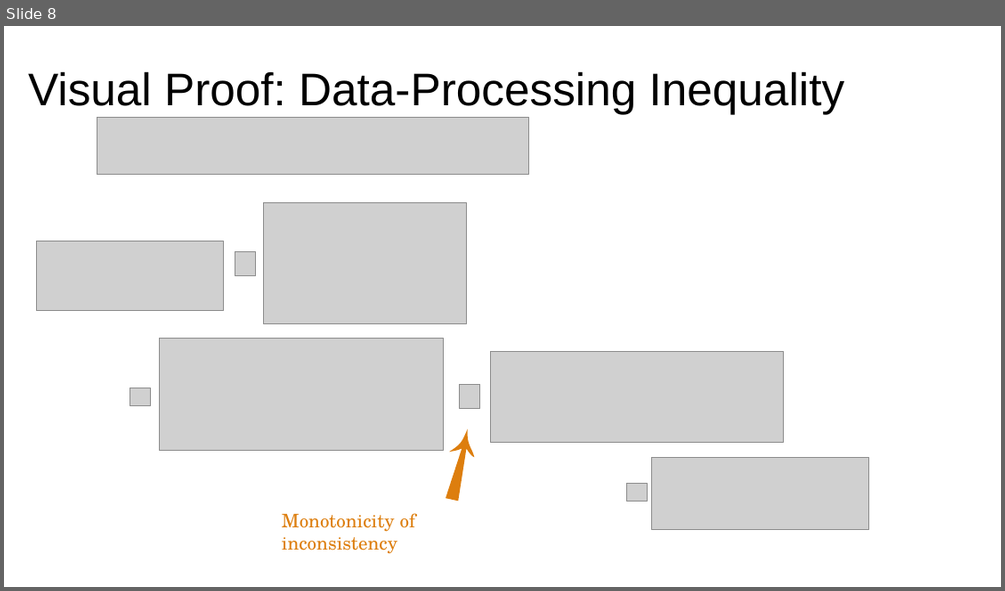
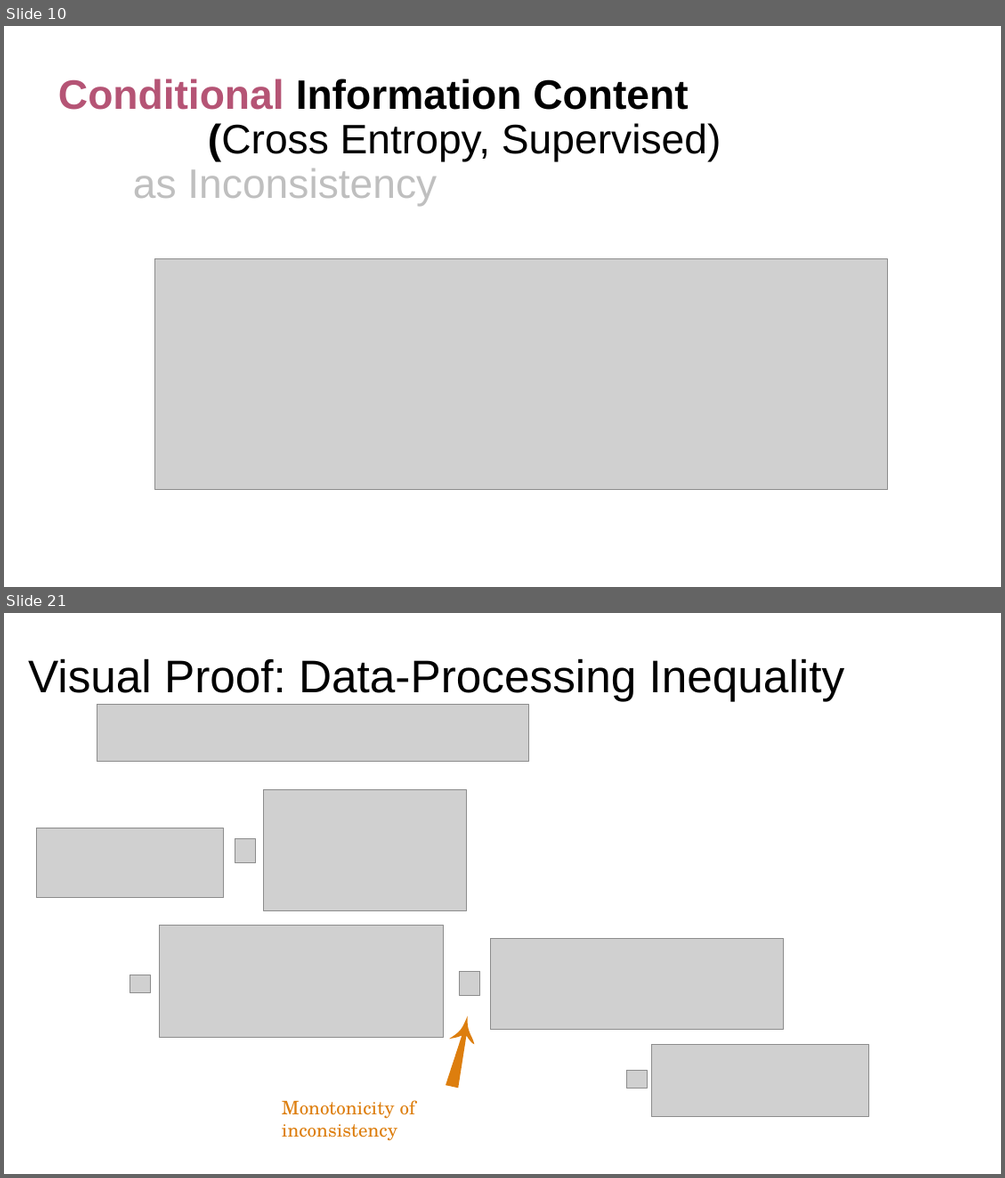
Before and after one commit to orichardson/pdg-expts, a slide deck: present/AISTATS-2022/one-true-loss.pptx. Shown one above the other, each under a label of ours: slide 8 before the commit, slides 10 and 21 after it; the slides between them are not shown. The pictures are 1005x591 and 1005x1178 pixels, drawn with LibreOffice and Linux fonts; fonts in the diff are those of the drawing; grey boxes stand for pictures. Boxes give left, top, right and bottom in pixels: in the first picture for what was removed or moved away, otherwise in the second. Text is boxed around its words. In the diff, an @@ line names an element or a change of style, - is before the commit and + after.

```diff
--- a/present/AISTATS-2022/one-true-loss.pptx
+++ b/present/AISTATS-2022/one-true-loss.pptx
@@ slide 10 added at [4, 26, 1001, 587], background #FFFFFF @@
@@ title added at [58, 79, 720, 206], 39.6 pt, text #000000 @@
+Conditional Information Content
+(Cross Entropy, Supervised)
+as Inconsistency
@@ picture added at [155, 259, 887, 490] @@
@@ what was slide 8 is now slide 21 @@
```
Also in this commit, not shown: 4 slides changed, 18 other slides added, 3 slides removed, 2 other files.
